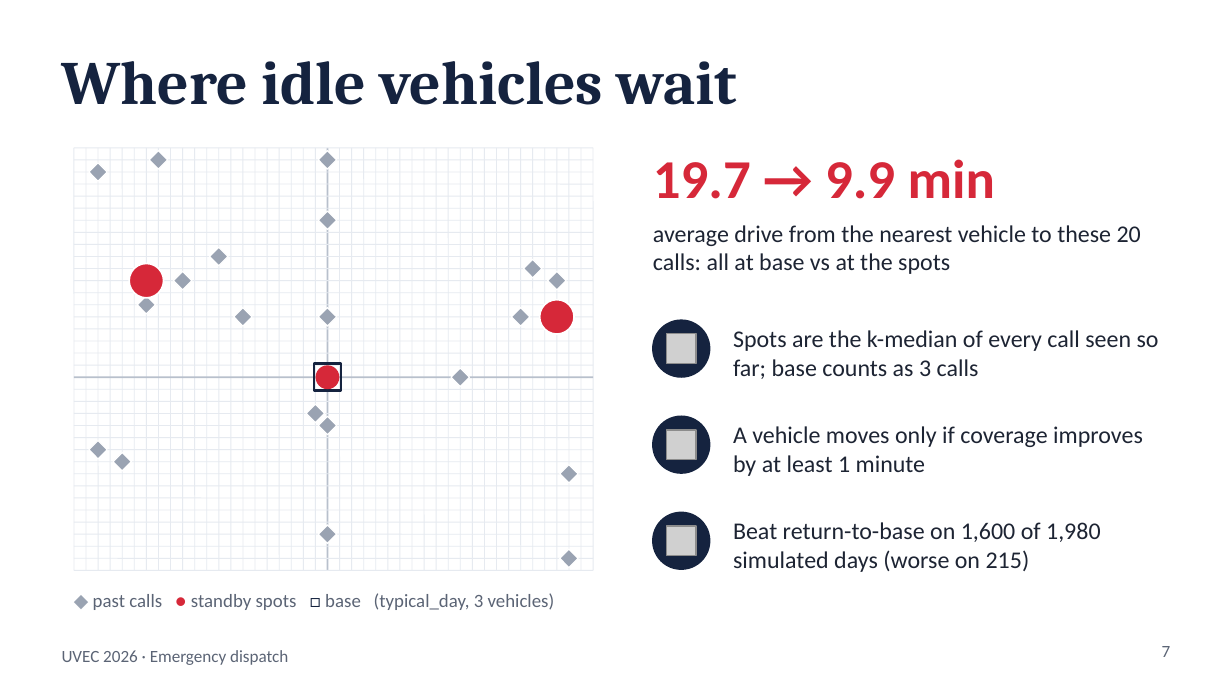
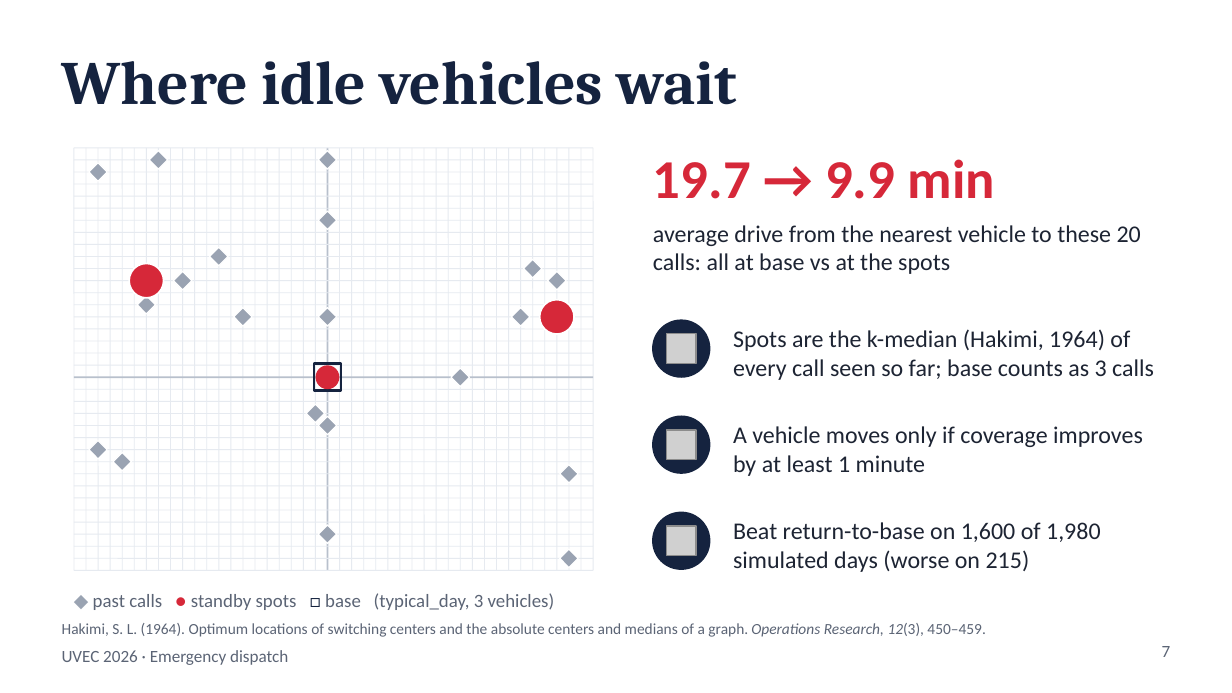
Before and after one commit to isaak1294/uvec-2026-real-for-real, a slide deck: slide 7 of uvec-dispatch.pptx. Drawn at 1232x693 pixels with LibreOffice and Linux fonts; fonts in the diff are those of the drawing; grey boxes stand for pictures. Boxes give left, top, right and bottom in pixels: in the first picture for what was removed or moved away, otherwise in the second. Text is boxed around its words. In the diff, an @@ line names an element or a change of style, - is before the commit and + after.

```diff
--- a/uvec-dispatch.pptx
+++ b/uvec-dispatch.pptx
@@ text at [733, 329, 1154, 380]: text changed @@
-Spots are the k-median of every call seen so far; base counts as 3 calls
+Spots are the k-median (Hakimi, 1964) of every call seen so far; base counts as 3 calls
@@ text added at [62, 623, 985, 637], 9 pt, text #5B6475 @@
+Hakimi, S. L. (1964). Optimum locations of switching centers and the absolute centers and medians of a graph. Operations Research, 12(3), 450–459.
```
Also in this commit, not shown: 2 other slides changed.
